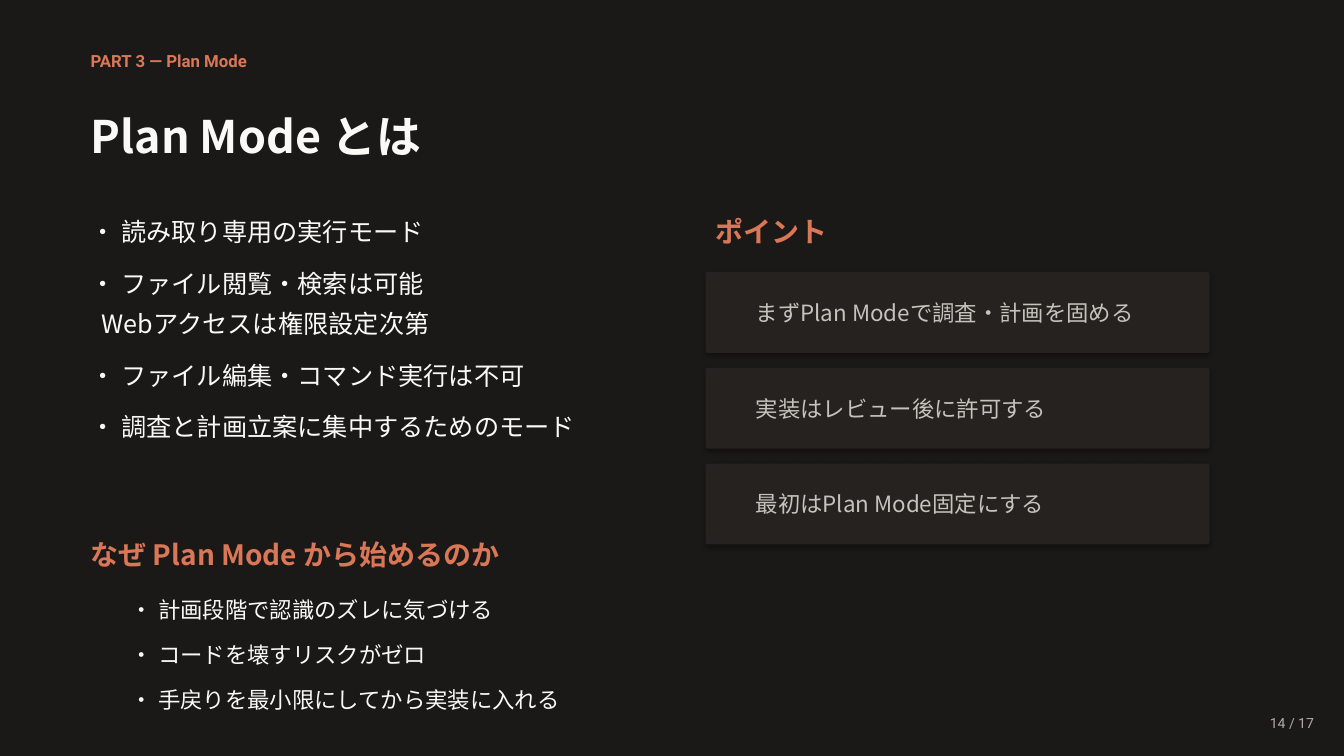
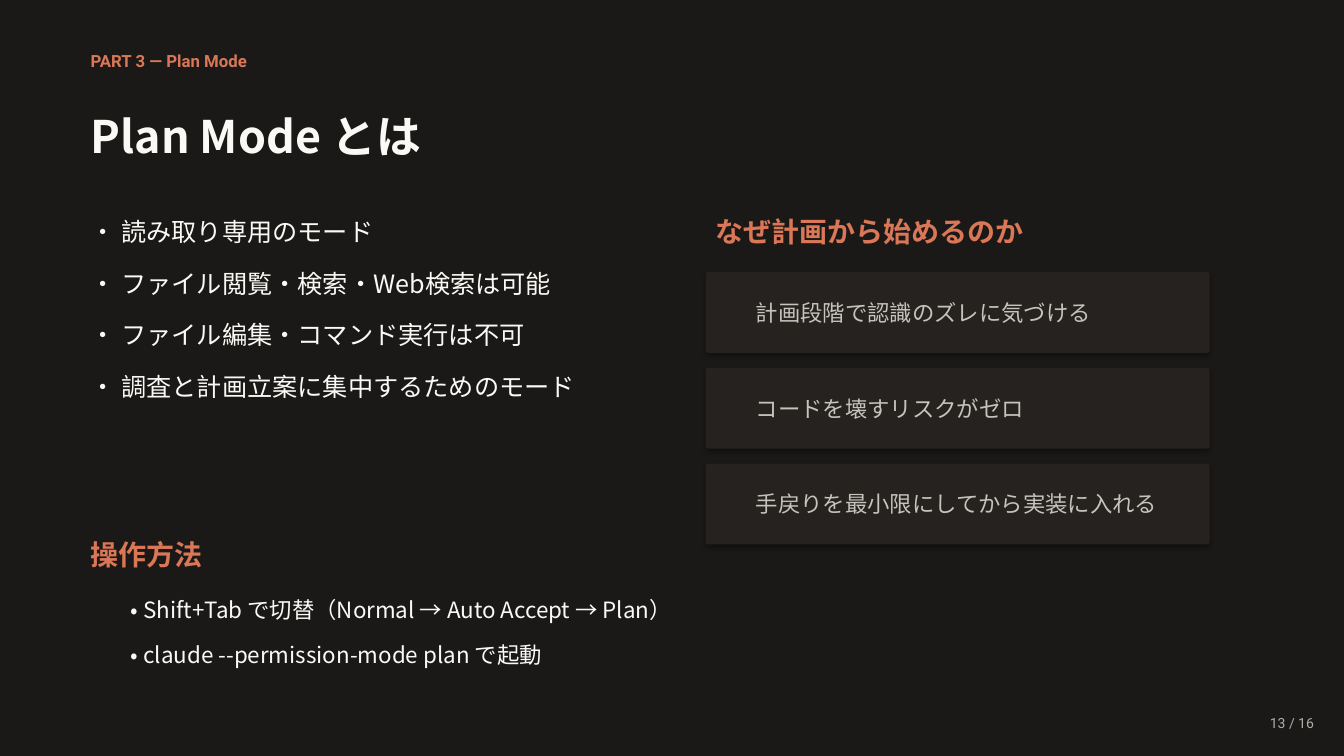
Before and after one commit to Ischca/zenn, a slide deck: slide 13 of slides/session1.pptx (slide 14 before the commit). Drawn at 1344x756 pixels with LibreOffice and Linux fonts; fonts in the diff are those of the drawing. Boxes give left, top, right and bottom in pixels: in the first picture for what was removed or moved away, otherwise in the second. Text is boxed around its words. In the diff, an @@ line names an element or a change of style, - is before the commit and + after.

```diff
--- a/slides/session1.pptx
+++ b/slides/session1.pptx
@@ text at bbox=[121, 219, 551, 295]: text changed @@
-• 読み取り専用の実行モード
-• ファイル閲覧・検索は可能
-Webアクセスは権限設定次第
+• 読み取り専用のモード
+• ファイル閲覧・検索・Web検索は可能
@@ text at bbox=[715, 218, 1023, 245]: text changed @@
-ポイント
+なぜ計画から始めるのか
@@ text at bbox=[756, 302, 1091, 323]: text changed @@
-まずPlan Modeで調査・計画を固める
+計画段階で認識のズレに気づける
@@ text at bbox=[756, 398, 1024, 419]: text changed @@
-実装はレビュー後に許可する
+コードを壊すリスクがゼロ
@@ text at bbox=[756, 493, 1158, 514]: text changed @@
-最初はPlan Mode固定にする
+手戻りを最小限にしてから実装に入れる
@@ text at bbox=[91, 541, 203, 568]: text changed @@
-なぜ Plan Mode から始めるのか
+操作方法
@@ text at bbox=[143, 599, 672, 668]: text changed @@
-• 計画段階で認識のズレに気づける
-• コードを壊すリスクがゼロ
-• 手戻りを最小限にしてから実装に入れる
+• Shift+Tab で切替（Normal → Auto Accept → Plan）
+• claude --permission-mode plan で起動
@@ text at bbox=[1270, 718, 1314, 728]: text changed @@
-14 / 17
+13 / 16
```
Also in this commit, not shown: 13 other slides changed, 1 slide added, 2 slides removed, 1 other file.
